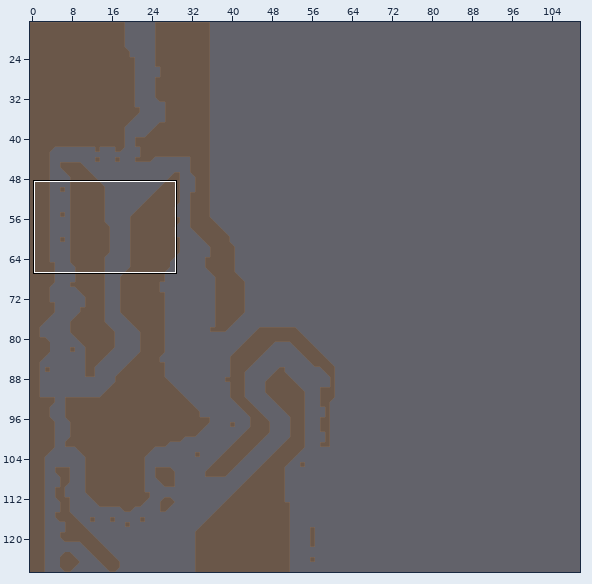
Tiled map -- mountain/mountainTilemap.tmx. The first picture is a wide view before the edit; the outline marks the close-up.
Close-up. Before:
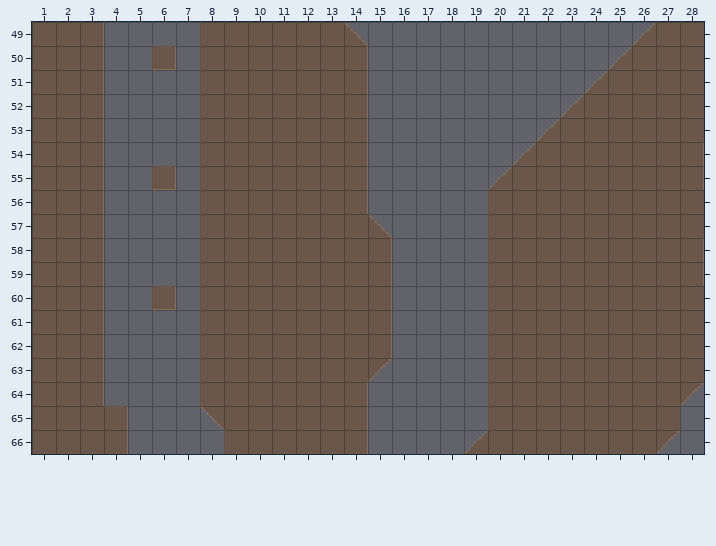
Cells are 16x16 px. Shown: x 1..28, y 49..66. The commit also changed other parts of the map, which this record leaves out.
After:
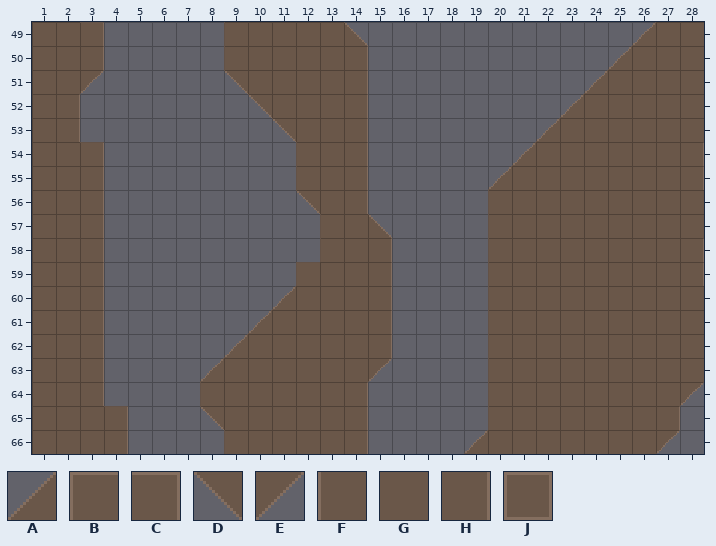
Key: from "forestTileset": A 0, B 4, C 6, D 7, E 8, F 11, G 12, H 13, J 34.
_ is an empty cell.
Change:
{"where": "layer \"Tile Layer 1\""}
{"y":49,"x":3,"old":"H","new":"C"}
{"y":49,"x":8,"old":"FG","new":"_F"}
{"y":50,"x":6,"old":"J","new":"_"}
{"y":50,"x":8,"old":"FG","new":"_F"}
{"y":51,"x":3,"old":"H","new":"E"}
{"y":51,"x":8,"old":"FG","new":"_D"}
{"y":52,"x":2,"old":"GH","new":"H_"}
{"y":52,"x":8,"old":"FGG","new":"__D"}
{"y":53,"x":2,"old":"GH","new":"H_"}
{"y":53,"x":8,"old":"FGGG","new":"___D"}
{"y":54,"x":3,"old":"H","new":"C"}
{"y":54,"x":8,"old":"FGGGG","new":"____F"}
{"y":55,"x":6,"old":"J","new":"_"}
{"y":55,"x":8,"old":"FGGGG","new":"____F"}
{"y":56,"x":8,"old":"FGGGG","new":"____D"}
{"y":57,"x":8,"old":"FGGGGG","new":"_____F"}
{"y":58,"x":8,"old":"FGGGGG","new":"_____F"}
{"y":59,"x":8,"old":"FGGGG","new":"____B"}
{"y":60,"x":6,"old":"J","new":"_"}
{"y":60,"x":8,"old":"FGGG","new":"___A"}
{"y":61,"x":8,"old":"FGG","new":"__A"}
{"y":62,"x":8,"old":"FG","new":"_A"}
{"y":63,"x":8,"old":"F","new":"A"}
{"y":65,"x":27,"old":"G","new":"H"}
{"label":"changed","picture_box":[80,22,103,23]}
{"label":"changed","picture_box":[200,22,321,381]}
{"label":"removed","picture_box":[152,46,176,70]}
{"label":"changed","picture_box":[79,71,104,143]}
{"label":"removed","picture_box":[152,166,176,190]}
{"label":"removed","picture_box":[152,286,176,310]}
{"label":"changed","picture_box":[679,406,680,430]}
